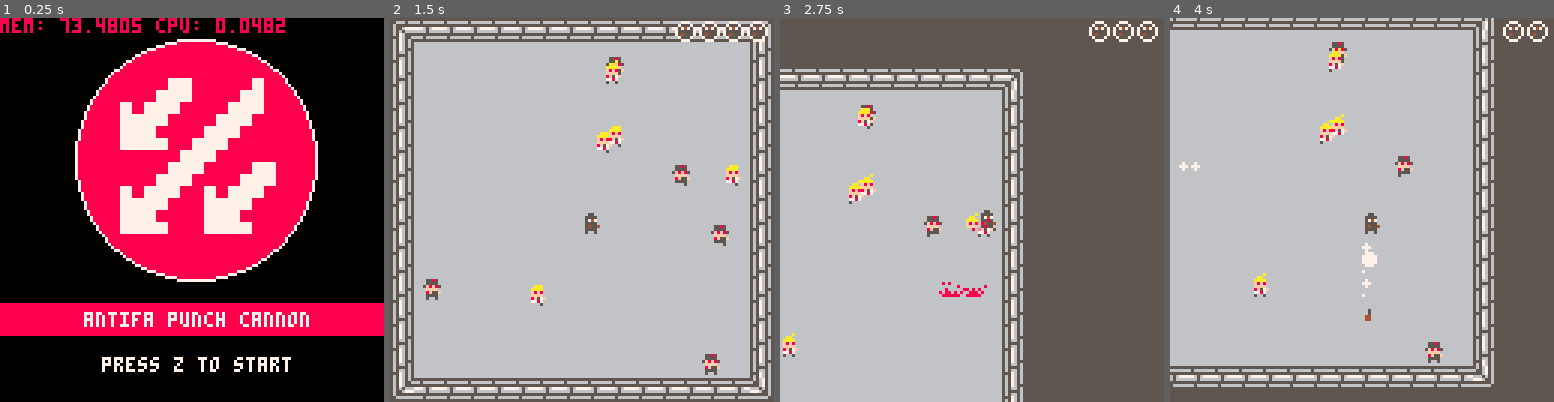
Above: before the commit, frames 1-4 (left to right).
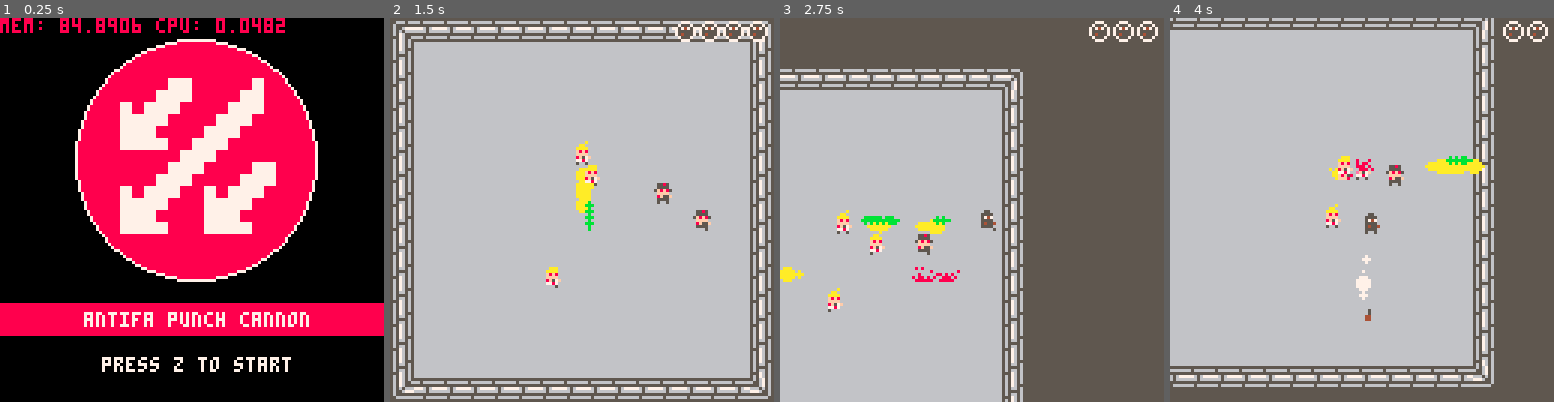
Above: after the commit, the same moments.

Repository: christopherstokes/games-vs-nazis-jam
Game: PICO-8 cartridge punch-nazis-2d.p8
The game is run twice, just before and just after one commit, with the same random seed, the same clock (stepped at 60 frames per second) and the same inputs.
Inputs:
- Up to frame 1 (0.25 s): no input
- Up to frame 2 (1.5 s): tap X (X key) at 0.33, 1.07 s; tap O (Z key) at 0.7 s
- Up to frame 3 (2.75 s): hold Right 1.6-2.1 s; tap O (Z key) at 1.7, 2.1, 2.5 s; tap X (X key) at 1.85 s; hold Up 2.15-2.42 s; hold Right from 2.47 s (still down)
- Up to frame 4 (4 s): tap O (Z key) at 2.9, 3.3, 3.7 s; tap X (X key) at 2.97 s; release Right at 3.03 s; hold Left 3.08-3.58 s; hold Down 3.63-3.97 s

The runs differ from the first frame. In frame 1, 0.1% of the frame differs, in the area x 15-37%, y 0-4%; in frame 2, 2.9%, in the area x 8-92%, y 10-93%; in frame 3, 2.6%; in frame 4, 2.6%.

Commit message:
enemy movement and attacks are built

Diff:
--- a/punch-nazis-2d.p8
+++ b/punch-nazis-2d.p8
@@ -52,7 +52,7 @@
 end
 
 function update_menu()
-	if (btn(4)) then start_game() end
+	if (btn(4)) start_game()
 end
 
 function draw_menu()
@@ -86,6 +86,8 @@
 	actors = {}
 
 	punches = {}
+
+	hate = {}
 
 	smoke = {}
 
@@ -108,7 +110,7 @@
 			speed = 10,
 			flipx = false,
 			flipy = false,
-			loop = true
+			loop = truef
 		},
 		walk_down = {
 			start =	18,
@@ -163,15 +165,19 @@
 	player.lives = 4
 	player.pdir = "right"
 	player.box = {x1=1,y1=1,x2=4,y2=7}
+	player.speed = 2
+	player.imm = true
+	timers.player_imm = 0
 
 	enemies = {}
 
-	for i=1,10 do
+	for i=1,5 do
 		local rt = flr(rnd(2) + 1)
 		local e = create_actor(flr(rnd(112))+7,flr(rnd(112))+7)
 		if rt == 1 then
 			e.box = {x1=1,y1=1,x2=4,y2=7}
 			e.sp = 64
+			e.pdir = "right"
 			e.anim = {
 	 			walk = {
 	 				start = 64,
@@ -194,11 +200,34 @@
 	 				step = 0,
 	 				speed = 3,
 	 				loop = false
-	 			}
+	 			},
+			 	hate = {
+					start = 86,
+					frames = 2,
+					step = 0,
+					speed = 25,
+					loop = true,
+					flipx = false
+				},
+				hate_u = {
+					start = 90,
+					frames = 2,
+					step = 0,
+					speed = 25,
+					loop = true
+				},
+				hate_d = {
+					start = 88,
+					frames = 2,
+					step = 0,
+					speed = 25,
+					loop = true
+				}
 			}
 		else
 			e.box = {x1=1,y1=1,x2=4,y2=7}
 			e.sp = 70
+			e.pdir = "right"
 			e.anim = {
 				walk = {
 					start = 70,
@@ -221,6 +250,28 @@
 					step = 0,
 					speed = 3,
 					loop = false
+				},
+				hate = {
+					start = 76,
+					frames = 2,
+					step = 0,
+					speed = 25,
+					loop = true,
+					flipx = false
+				},
+				hate_u = {
+					start = 92,
+					frames = 2,
+					step = 0,
+					speed = 25,
+					loop = true
+				},
+				hate_d = {
+					start = 78,
+					frames = 2,
+					step = 0,
+					speed = 25,
+					loop = true
 				}
 			}
 		end
@@ -231,73 +282,134 @@
 	screen.draw = draw_game
 end
 
-function punch(x,y,pdir)
-	local p = create_actor(x,y,11)
-	if (pdir == "up" or pdir == "down") p.sp = 24
-	p.t = 0
-	p.spd = 4
-	p.pdir = pdir
-
-	if pdir == "right" then
-		p.anim = {
-			 punch = {
-				start = 11,
- 				frames = 5,
- 				step = 0,
- 				speed = 25,
- 				loop = false
-			}
-		}
-	end
-
-	if pdir == "left" then
-		p.anim = {
-			 punch = {
-	 			start = 11,
-	  		frames = 5,
-	  		step = 0,
-	  		speed = 25,
-	  		loop = false,
-	  		flipx = true
-	 		}
-		}
-	end
-
-	if pdir == "up" then
-		p.anim = {
-			punch = {
-				start = 24,
+function projectile(x,y,pdir,type)
+
+	if type == "hate" then
+		local h = create_actor(x,y,163)
+		if (pdir == "up" or pdir == "down") h.sp = 168
+		h.t = 0
+		h.spd = 2
+		h.pdir = pdir
+
+		if pdir == "right" then
+			h.anim = {
+				start = 163,
 				frames = 5,
 				step = 0,
 				speed = 25,
 				loop = false
 			}
-		}
-	end
-
-	if pdir == "down" then
-		p.anim = {
-			punch = {
-				start = 24,
+		end
+
+		if pdir == "left" then
+			h.anim = {
+				start = 163,
 				frames = 5,
+				step = 0,
+				speed = 25,
+				loop = false,
+				flipx = true
+			}
+		end
+
+		if pdir == "up" then
+			h.anim = {
+				start = 168,
+				frames = 4,
+				step = 0,
+				speed = 25,
+				loop = false
+			}
+		end
+
+		if pdir == "down" then
+			h.anim = {
+				start = 168,
+				frames = 4,
 				step = 0,
 				speed = 25,
 				loop = false,
 				flipy = true
 			}
-		}
-	end
-
-	if p.pdir == "left" or p.pdir == "right" then
-		p.box = {x1=3,y1=6,x2=6,y2=6}
-	else
-		p.box = {x1=0,y1=0,x2=3,y2=3}
-	end
-
-	add(punches,p)
-end
-
-function create_actor(x,y,sp,anim,spwid,sphei)
+		end
+
+		if h.pdir == "left" or h.pdir == "right" then
+			h.box = {x1=3,y1=6,x2=6,y2=6}
+		else
+			h.box = {x1=0,y1=0,x2=3,y2=3}
+		end
+		add(hate,h)
+	end
+
+	if type == "punch" then
+		local p = create_actor(x,y,11)
+		if (pdir == "up" or pdir == "down") p.sp = 24
+		p.t = 0
+		p.spd = 4
+		p.pdir = pdir
+
+		if pdir == "right" then
+			p.anim = {
+				 punch = {
+					start = 11,
+	 				frames = 5,
+	 				step = 0,
+	 				speed = 25,
+	 				loop = false
+				}
+			}
+		end
+
+		if pdir == "left" then
+			p.anim = {
+				 punch = {
+		 			start = 11,
+		  		frames = 5,
+		  		step = 0,
+		  		speed = 25,
+		  		loop = false,
+		  		flipx = true
+		 		}
+			}
+		end
+
+		if pdir == "up" then
+			p.anim = {
+				punch = {
+					start = 24,
+					frames = 5,
+					step = 0,
+					speed = 25,
+					loop = false
+				}
+			}
+		end
+
+		if pdir == "down" then
+			p.anim = {
+				punch = {
+					start = 24,
+					frames = 5,
+					step = 0,
+					speed = 25,
+					loop = false,
+					flipy = true
+				}
+			}
+		end
+
+		if p.pdir == "left" or p.pdir == "right" then
+			p.box = {x1=3,y1=6,x2=6,y2=6}
+		else
+			p.box = {x1=0,y1=0,x2=3,y2=3}
+		end
+		add(punches,p)
+	end
+
+
+end
+
+function create_actor(x,y,sp,anim,spd,spwid,sphei)
 	local a = {}
 	a.x = x
 	a.y = y
@@ -310,6 +422,7 @@
 	a.t = 0
 	a.anim = anim or {}
 	a.imm = false
+	a.speed = spd or 1
 
 	add(actors, a)
 	return a
@@ -336,6 +449,7 @@
 	t += 1
 	update_player()
 	update_punches()
+	update_hate()
 	update_enemies()
 	update_smoke()
 end
@@ -349,43 +463,52 @@
 		timers.player_imm +=1
 	end
 
+	for h in all(hate) do
+		if coll(player,h) and player.imm ~= true then
+			player.lives -=1
+			if (player.lives <= 0) game_over()
+			player.imm = true
+			timers.player_imm = 0
+		end
+	end
+
 	if (btn(0)) then
 		player.pdir = "left"
 		if (btn(5)) then
 			if (player.anim.roll_lr.flipx == false) player.anim.roll_lr.flipx = true
-			anim(player, player.anim.roll_lr,-3,0)
+			anim(player, player.anim.roll_lr,-(player.speed+1),0)
 		else
 			player.spd = 4
 			if (player.anim.walk_side.flipx == false) player.anim.walk_side.flipx = true
-			anim(player, player.anim.walk_side,-2,0)
+			anim(player, player.anim.walk_side,-(player.speed),0)
 		end
 	end
 	if (btn(1)) then
 		player.pdir = "right"
 		if (btn(5)) then
 			if (player.anim.roll_lr.flipx) player.anim.roll_lr.flipx = false
-			anim(player,player.anim.roll_lr,3,0)
+			anim(player,player.anim.roll_lr,(player.speed+1),0)
 		else
 			if (player.anim.walk_side.flipx) player.anim.walk_side.flipx = false
-			anim(player,player.anim.walk_side,2,0)
+			anim(player,player.anim.walk_side,(player.speed),0)
 		end
 	end
 	if (btn(2)) then
 		player.pdir = "up"
 		if (btn(5)) then
 			if (player.anim.roll_ud.flipy) player.anim.roll_ud.flipy = false
-			anim(player,player.anim.roll_ud,0,-3)
+			anim(player,player.anim.roll_ud,0,-(player.speed+1))
 		else
-			anim(player,player.anim.walk_up,0,-2)
+			anim(player,player.anim.walk_up,0,-(player.speed))
 		end
 	end
 	if (btn(3)) then
 		player.pdir = "down"
 		if (btn(5)) then
 			if (player.anim.roll_ud.flipy == false) player.anim.roll_ud.flipy = true
-			anim(player,player.anim.roll_ud,0,3)
+			anim(player,player.anim.roll_ud,0,(player.speed+1))
 		else
-			anim(player,player.anim.walk_down,0,2)
+			anim(player,player.anim.walk_down,0,(player.speed))
 		end
 	end
 
@@ -410,7 +533,7 @@
 		else dy = 0
 		end
 
-		punch(player.x+dx,player.y+dy,player.pdir)
+		projectile(player.x+dx,player.y+dy,player.pdir,'punch')
 		shake.curr = true
 	end
 
@@ -427,36 +550,37 @@
 			player.imm = true
 			timers.player_imm = 0
 		end
-		if dst(e, player) < 50 and not e.dead then
-			local target_vec = move_to_target(e,e.x,e.y,player.x,player.y)
-			local move_offx = 0
-			local move_offy = 0
-
-			if (target_vec.y > e.y) then move_offy = 1
-			else move_offy = -1
+		if dst(e, player) < 75 and not e.dead then
+			-- so damn hacky
+
+			if (player.y < e.y) anim(e,e.anim.walk_u,0,-0.25)
+			if (player.y > e.y) anim(e,e.anim.walk,0,0.25)
+			if (player.x < e.x) anim(e,e.anim.walk,-0.25)
+			if (player.x > e.x) anim(e,e.anim.walk,0.25)
+
+			if (t%8 < 4) then
+				if player.x == e.x then
+					if player.y > e.y then
+						anim(e,e.anim.hate_d,0,0)
+						projectile(e.x,e.y+7,'down','hate')
+					else
+						anim(e,e.anim.hate_u,0,0)
+						projectile(e.x,e.y-7,'up','hate')
+					end
+				end
+
+				if player.y == e.y then
+					if player.x > e.x then
+						if (e.anim.hate.flipx == true) e.anim.hate.flipx = false
+						anim(e,e.anim.hate,0,0)
+						projectile(e.x+7,e.y,'right','hate')
+					else
+						if (e.anim.hate.flipx) e.anim.hate.flipx = true
+						anim(e,e.anim.hate,0,0)
+						projectile(e.x-7,e.y,'left','hate')
+					end
+				end
 			end
-
-			if (target_vec.x > e.x) then move_offx = 1
-			else move_offx = -1
-			end
-
-			print("offx: "..move_offx.." offy: "..move_offy,0,0,8)
-			-- if target_vec.y < e.y then
-			-- 	anim(e,e.anim.walk_u,offx,offy)
-			-- else
-			-- 	anim(e,e.anim.walk,offx,offy)
-			-- end
-
-			anim(e,e.anim.walk,offx,offy)
-			-- if player.y < e.y then
-			-- 	anim(e,e.anim.walk_u,0,-1)
-			-- elseif player.y > e.y then
-			-- 	anim(e,e.anim.walk,0,1)
-			-- elseif player.x < e.x then
-			-- 	anim(e,e.anim.walk,-1)
-			-- elseif player.x > e.x then
-			-- 	anim(e,e.anim.walk,1)
-			-- end
 		end
 		for p in all(punches) do
 			if coll(p,e) then
@@ -470,6 +594,20 @@
 				del(actors,p)
 			end
 		end
+		-- check for collision with other enemies and change direction if so
+		for en in all(enemies) do
+			if coll(en,e) and e~=en and not e.dead and not en.dead then
+				if e.x < en.x then
+					en.x += 3
+					e.x -= 3
+				end
+
+				if e.y < en.y then
+					en.y += 3
+					e.x -= 3
+				end
+			end
+		end
 		if e.dead then
 			anim(e,e.anim.die)
 			if t - e.deadt > 30 then
@@ -510,6 +648,26 @@
 		end
 
 		make_smoke(p.x + p.box.x1,p.y + p.box.y1 - 1,flr(rnd(2)),7)
+	end
+end
+
+function update_hate()
+	for h in all(hate) do
+		if h.pdir == "right" then
+			anim(h, h.anim,h.spd)
+		elseif h.pdir == "left" then
+			anim(h, h.anim,-h.spd)
+		elseif h.pdir == "up" then
+			anim(h, h.anim,0,-h.spd)
+		elseif h.pdir == "down" then
+			anim(h, h.anim,0,h.spd)
+		end
+		if h.x > 116 or h.x < 4 or h.y > 116 or h.y < 4 then
+			del(hate, h)
+			del(actors, h)
+		end
+
+		make_smoke(h.x + h.box.x1,h.y + h.box.y1 - 1,flr(rnd(2)),10)
 	end
 end
 
